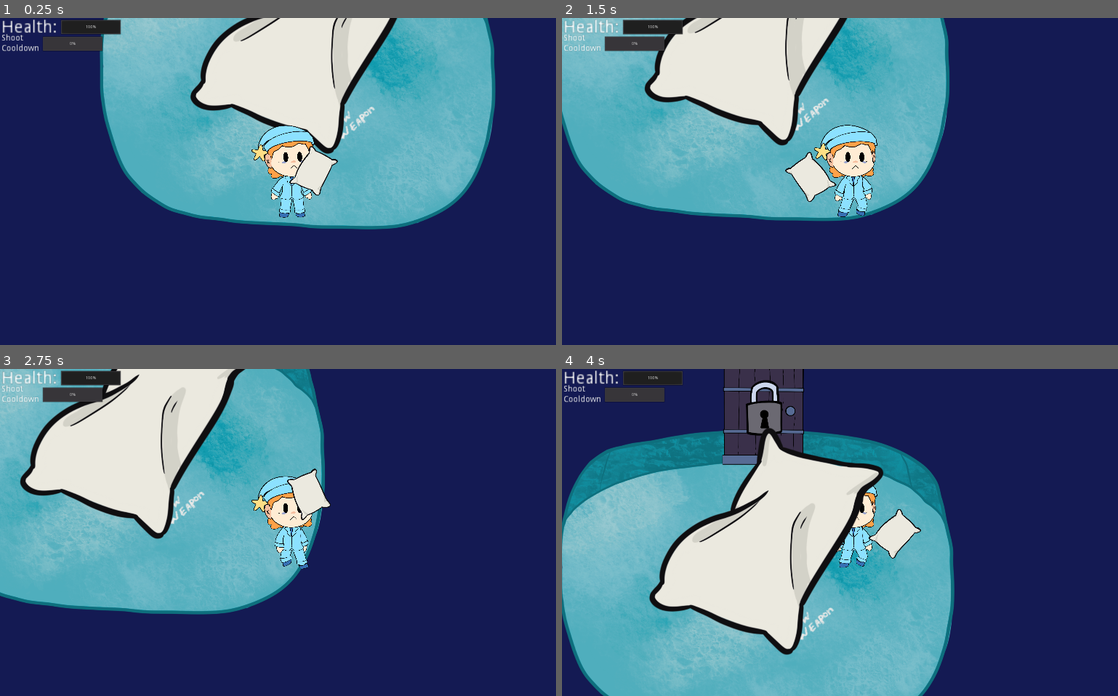
Above: before the commit, frames 1-4 (two rows, left to right).
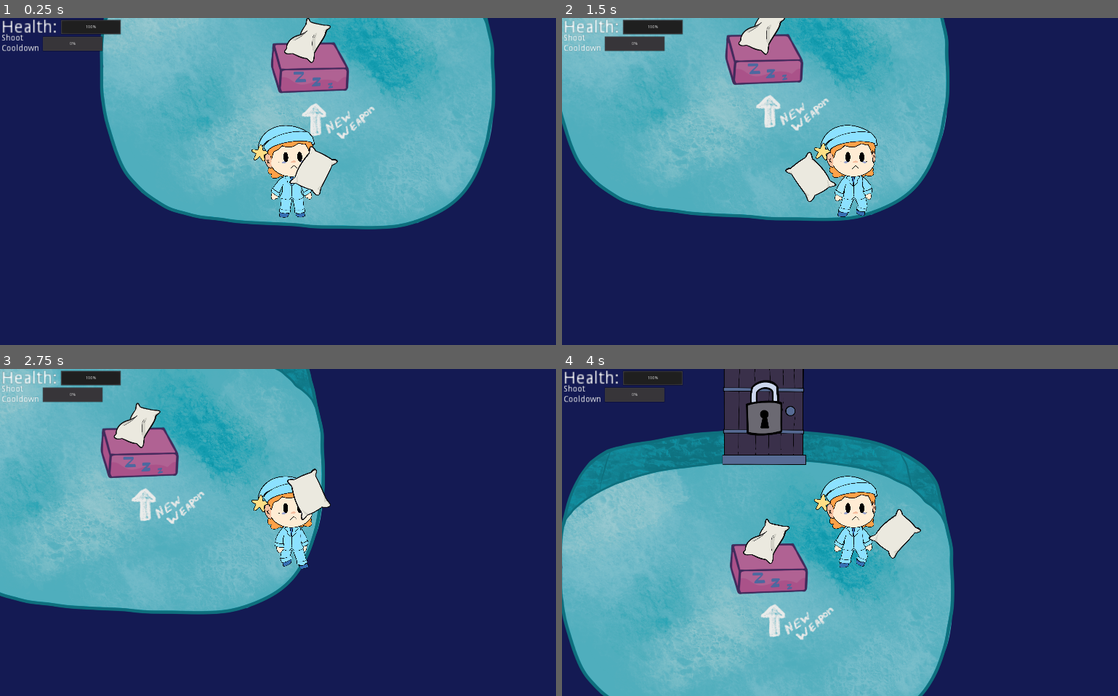
Above: after the commit, the same moments.

Repository: GayFreaks/FiveNightSleep
Game: Godot game, scene res://Levels/Level3.5.tscn
Two runs of this game, one before a commit and one after it. Both use one fixed random seed, a clock stepped at 60 frames per second and the inputs below. This scene is started directly instead of the project's main scene. The engine's default icon, where the game draws it, is replaced by a stand-in: a white triangle on a blue panel in a dark square.
Inputs (mouse positions are in pixels of both pictures, inside the frame that each line leads up to):
- Up to frame 1 (0.25 s): no input
- Up to frame 2 (1.5 s): tap Enter at 0.5 s; move the mouse to (979, 165) at 0.52 s; hold D (Move_Right) 0.53-1.28 s; click (979, 165) at 0.67 s; move the mouse to (734, 197) at 1.27 s; hold S (Move_Down) from 1.28 s (still down)
- Up to frame 3 (2.75 s): move the mouse to (350, 460) at 2.02 s; release S (Move_Down) at 2.03 s; hold D (Move_Right) from 2.03 s (still down)
- Up to frame 4 (4 s): move the mouse to (823, 597) at 2.77 s; release D (Move_Right) at 2.78 s; hold W (Move_Up) 2.78-3.53 s; click (823, 597) at 2.92 s; move the mouse to (1029, 581) at 3.52 s; hold A (Move_Left) from 3.53 s (still down)

The runs differ from the first frame. In frame 1, 8.9% of the frame differs, in the area x 34-72%, y 0-42%; in frame 2, 8.2%; in frame 3, 11%; in frame 4, 13%, in the area x 15-58%, y 18-88%.

Commit message:
Add bonus levels

Diff:
--- a/Levels/Level5.tscn
+++ b/Levels/Level5.tscn
@@ -20,7 +20,7 @@
 
 [node name="Door" parent="Level5/ElementContainer" instance=ExtResource( 2 )]
 position = Vector2( -16, -744 )
-level_name = "Level6"
+level_name = "Level6.5"
 
 [node name="Player" parent="Level5/ElementContainer" instance=ExtResource( 3 )]
 position = Vector2( -360, 448 )
--- /dev/null
+++ b/Levels/Level6.5.tscn
@@ -0,0 +1,31 @@
+[gd_scene load_steps=5 format=2]
+
+[ext_resource path="res://Assets/Levels/LevelPlus.png" type="Texture" id=1]
+[ext_resource path="res://Nodes/Door.tscn" type="PackedScene" id=2]
+[ext_resource path="res://Nodes/Item.tscn" type="PackedScene" id=3]
+[ext_resource path="res://Player.tscn" type="PackedScene" id=4]
+
+[node name="Level65" type="Node2D"]
+
+[node name="Level65" type="Sprite" parent="."]
+position = Vector2( 472, 704 )
+texture = ExtResource( 1 )
+
+[node name="StaticBody2D" type="StaticBody2D" parent="."]
+
+[node name="CollisionPolygon2D" type="CollisionPolygon2D" parent="StaticBody2D"]
+position = Vector2( 416, 656 )
+polygon = PoolVector2Array( -36, -927, -13, -344, -249, -315, -421, -251, -544, -151, -552, 99, -494, 312, -414, 419, -296, 485, -59, 521, 262, 535, 441, 530, 596, 470, 676, 376, 726, 235, 746, 111, 741, -64, 714, -167, 605, -265, 452, -324, 248, -350, 265, -908, 1544, 498, 2, 865, -1233, 401 )
+
+[node name="ElementContainer" type="YSort" parent="."]
+
+[node name="Door" parent="ElementContainer" instance=ExtResource( 2 )]
+position = Vector2( 536, 132 )
+level_name = "Level7"
+
+[node name="Item" parent="ElementContainer" instance=ExtResource( 3 )]
+position = Vector2( 544, 573 )
+item_index = 2
+
+[node name="Player" parent="ElementContainer" instance=ExtResource( 4 )]
+position = Vector2( 489, 1039 )
--- a/Scripts/Item.gd
+++ b/Scripts/Item.gd
@@ -8,14 +8,17 @@
 export var item_index = 0
 
 var items = [
-	[preload("res://Assets/Items/Pillow.png")],
-	[preload("res://Assets/Items/HardPillow.png")],
-	[preload("res://Assets/Items/Bed.png")]
+	[preload("res://Assets/Items/Pillow.png"), 0.2, 0.2],
+	[preload("res://Assets/Items/HardPillow.png"), 0.2, 0.2],
+	[preload("res://Assets/Items/Bed.png"), 0.2, 0.2]
 ]
 
 func _ready():
 	enemy_director.current_enemies.append(self)
-	sprite.texture = items[item_index][0]
+	var texture = items[item_index][0]
+	sprite.texture = texture
+	sprite.scale.x = items[item_index][1]
+	sprite.scale.y = items[item_index][2]
 
 func recalc_target():
 	pass
